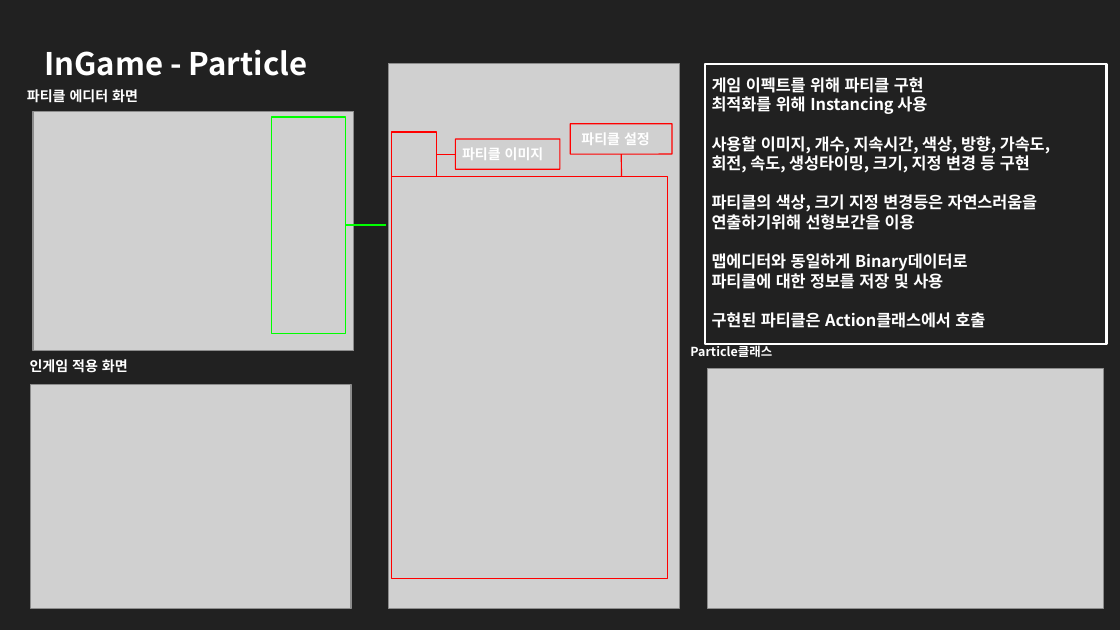
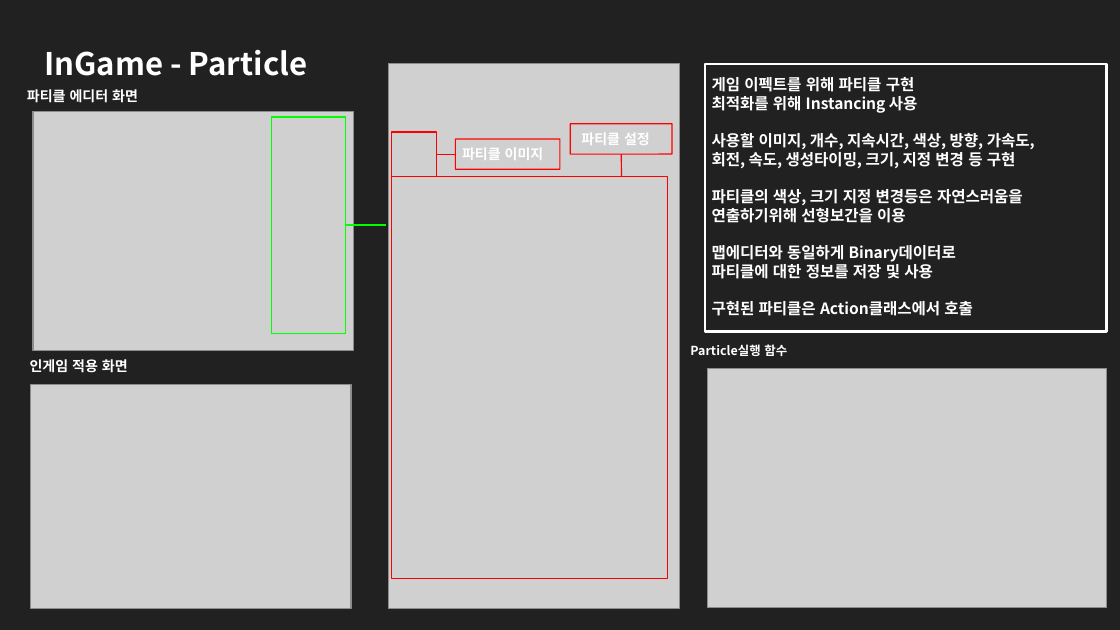
Before and after one commit to Chujer/Portfolio, a slide deck: slide 9 of DirectX 2D/DX2D_BabaIsYou Potfolio 22.10.17/BabaIsYou 기술문서.pptx. Drawn at 1120x630 pixels with LibreOffice and Linux fonts; fonts in the diff are those of the drawing; grey boxes stand for pictures. Boxes give left, top, right and bottom in pixels: in the first picture for what was removed or moved away, otherwise in the second. Text is boxed around its words. In the diff, an @@ line names an element or a change of style, - is before the commit and + after.

```diff
--- a/DirectX 2D/DX2D_BabaIsYou Potfolio 22.10.17/BabaIsYou 기술문서.pptx
+++ b/DirectX 2D/DX2D_BabaIsYou Potfolio 22.10.17/BabaIsYou 기술문서.pptx
@@ rectangle "게임 이펙트를 위해 파티클 구현": place and size @@
-rectangle "게임 이펙트를 위해 파티클 구현" at (704,64,1107,344)
+rectangle "게임 이펙트를 위해 파티클 구현" at (704,64,1107,332)
@@ rectangle "게임 이펙트를 위해 파티클 구현" at (704,64,1107,332): size 10.5 to 10 pt @@
@@ text at (690,344,787,356): text changed @@
-Particle클래스
+Particle실행 함수
```
Also in this commit, not shown: 3 other slides changed, 4 other files.
